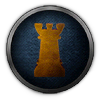
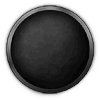
Layer changes from the first (100, 100) image to the second:
hid group "Patrol" (5 layers) over [6, 10, 90, 91]
hid "large_54bb6a1a-5a37-4599-b22e-28e64b7dd9bc-no-bg-preview (carve.photos)" (1st of 2, in "Patrol"), moved it into group "Patrol", painted on it over [34, 23, 65, 77]
hid "Logo_Polden" (2nd of 2, in "Patrol"), moved it into group "Patrol", painted on it over [6, 10, 90, 91]